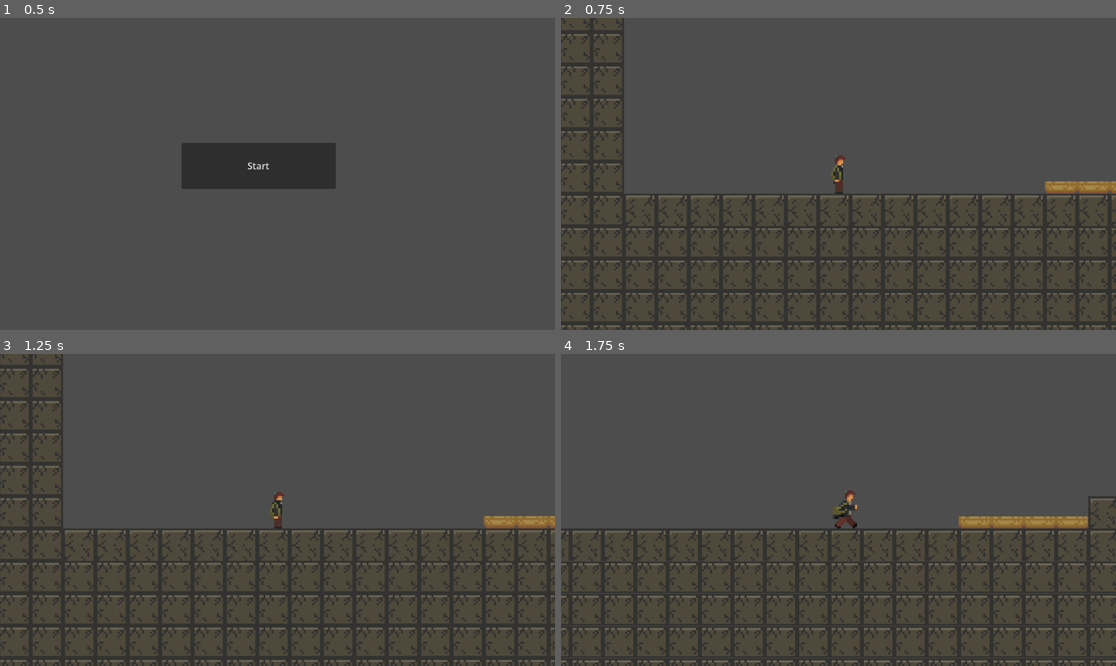
Above: before the commit, frames 1-4 (two rows, left to right).
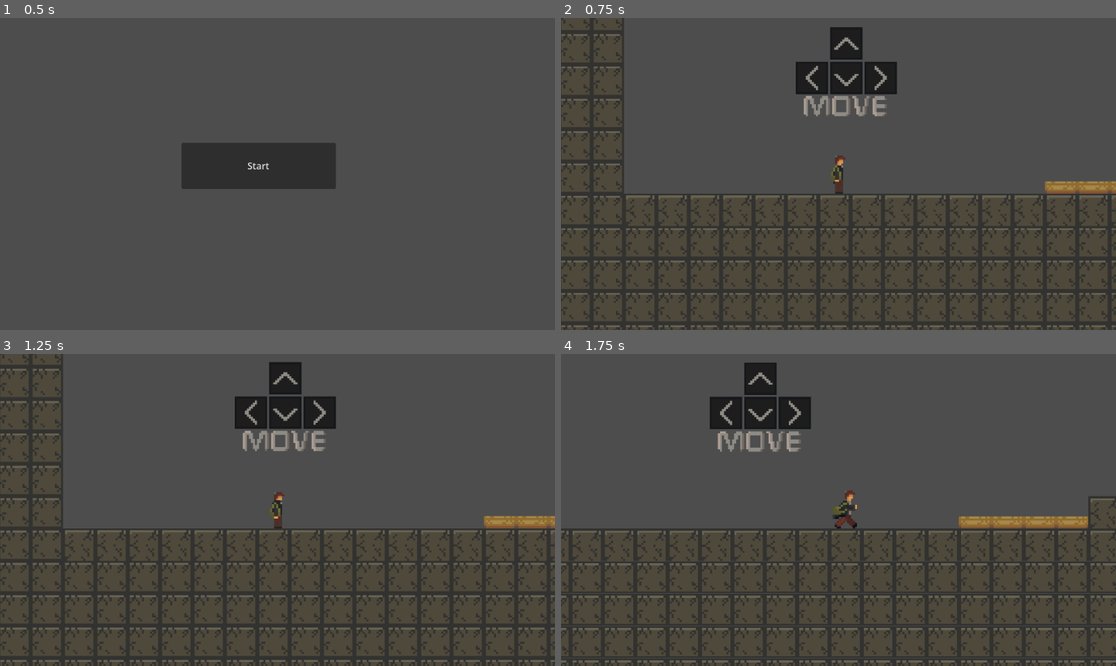
Above: after the commit, the same moments.

Repository: Zach9123/L1-Digital
Game: Godot game, scene res://Scenes/Main_Menu.tscn
The game is run twice, just before and just after one commit, with the same random seed, the same clock (stepped at 60 frames per second) and the same inputs.
Inputs:
- Up to frame 1 (0.5 s): no input
- Up to frame 2 (0.75 s): click "Start" at 0.5 s
- Up to frame 3 (1.25 s): no input
- Up to frame 4 (1.75 s): tap Enter at 1.25 s; hold Right (ui_right) from 1.28 s (still down); tap Z (dash) at 1.35 s; tap Up (ui_up) at 1.52 s

Frame 1 is identical in both runs. In frame 2, 2.9% of the frame differs, in the area x 42-61%, y 2-32%; in frame 3, 2.9%; in frame 4, 2.9%.

Commit message:
V2.5
Added control hints and started npc code

Diff:
--- a/Rendezvous/big_boss_npc.tscn
+++ b/Rendezvous/Scenes/Old_boss_npc.tscn
@@ -1,12 +1,13 @@
 [gd_scene format=3 uid="uid://odv7j1404xr6"]
 
-[ext_resource type="Texture2D" uid="uid://cfnqfc81wvcag" path="res://sprites/Npc_bigboss_placeholder.png" id="1_qqbk1"]
+[ext_resource type="Texture2D" uid="uid://cfnqfc81wvcag" path="res://sprites/Npc_bigboss_placeholder.png" id="1_b5h8w"]
+[ext_resource type="Script" uid="uid://bdfgtor5p38sy" path="res://Scenes/old_boss_npc.gd" id="1_uo13p"]
 
 [sub_resource type="SpriteFrames" id="SpriteFrames_pr1l4"]
 animations = [{
 "frames": [{
 "duration": 1.0,
-"texture": ExtResource("1_qqbk1")
+"texture": ExtResource("1_b5h8w")
 }],
 "loop": 1,
 "name": &"default",
@@ -17,7 +18,11 @@
 radius = 14.0
 height = 108.0
 
-[node name="Big_Boss_NPC" type="CharacterBody2D" unique_id=1780989057]
+[sub_resource type="CircleShape2D" id="CircleShape2D_pr1l4"]
+radius = 135.0
+
+[node name="Old_Boss_NPC" type="CharacterBody2D" unique_id=1780989057]
+script = ExtResource("1_uo13p")
 
 [node name="AnimatedSprite2D" type="AnimatedSprite2D" parent="." unique_id=2131196343]
 position = Vector2(4, 11)
@@ -29,3 +34,10 @@
 shape = SubResource("CapsuleShape2D_pr1l4")
 
 [node name="chat_detection" type="Area2D" parent="." unique_id=1540960374]
+
+[node name="CollisionShape2D" type="CollisionShape2D" parent="chat_detection" unique_id=1388977119]
+position = Vector2(0, -20)
+shape = SubResource("CircleShape2D_pr1l4")
+
+[node name="Timer" type="Timer" parent="." unique_id=1329255533]
+autostart = true
--- a/Rendezvous/Scenes/character_body_2d.tscn
+++ b/Rendezvous/Scenes/character_body_2d.tscn
@@ -194,7 +194,7 @@
 [node name="AnimatedSprite2D" type="AnimatedSprite2D" parent="." unique_id=351196918]
 position = Vector2(2.3750012, 1.3750012)
 sprite_frames = SubResource("SpriteFrames_c36lj")
-animation = &"run"
+animation = &"down"
 autoplay = "idle"
 
 [node name="CollisionShape2D" type="CollisionShape2D" parent="." unique_id=1497935061]
--- a/Rendezvous/Scenes/level_1.tscn
+++ b/Rendezvous/Scenes/level_1.tscn
@@ -2,6 +2,7 @@
 
 [ext_resource type="PackedScene" uid="uid://g8nb2g61fk1m" path="res://Scenes/character_body_2d.tscn" id="1_vk57k"]
 [ext_resource type="Texture2D" uid="uid://v4bsjr3x8job" path="res://sprites/tilesheet_lvl1_V1.png" id="2_8ffim"]
+[ext_resource type="Texture2D" uid="uid://8pluhsd1an55" path="res://sprites/Control hints.png" id="3_xfk5q"]
 
 [sub_resource type="TileSetAtlasSource" id="TileSetAtlasSource_xfk5q"]
 texture = ExtResource("2_8ffim")
@@ -29,6 +30,10 @@
 
 [node name="Level_1" type="Node2D" unique_id=828982695]
 
+[node name="ControlHints" type="Sprite2D" parent="." unique_id=1238721559]
+position = Vector2(545, 6)
+texture = ExtResource("3_xfk5q")
+
 [node name="CharacterBody2D" parent="." unique_id=1793281390 instance=ExtResource("1_vk57k")]
 position = Vector2(518, 355)
 
--- /dev/null
+++ b/Rendezvous/Scenes/old_boss_npc.gd
@@ -0,0 +1,6 @@
+extends CharacterBody2D
+
+var is_chatting = false
+
+var player
+var player_in_chat_zone
Not shown, added: Rendezvous/Scenes/old_boss_npc.gd.uid
Binary file added: Rendezvous/sprites/Control hints.png
Not shown, added: Rendezvous/sprites/Control hints.png.import
